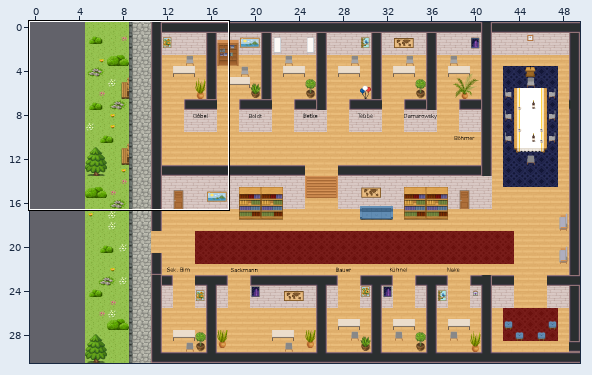
Tiled map (JSON) -- office.tmj. The picture above shows the old version from afar; the outline marks the close-up.
Close-up. Before the commit:
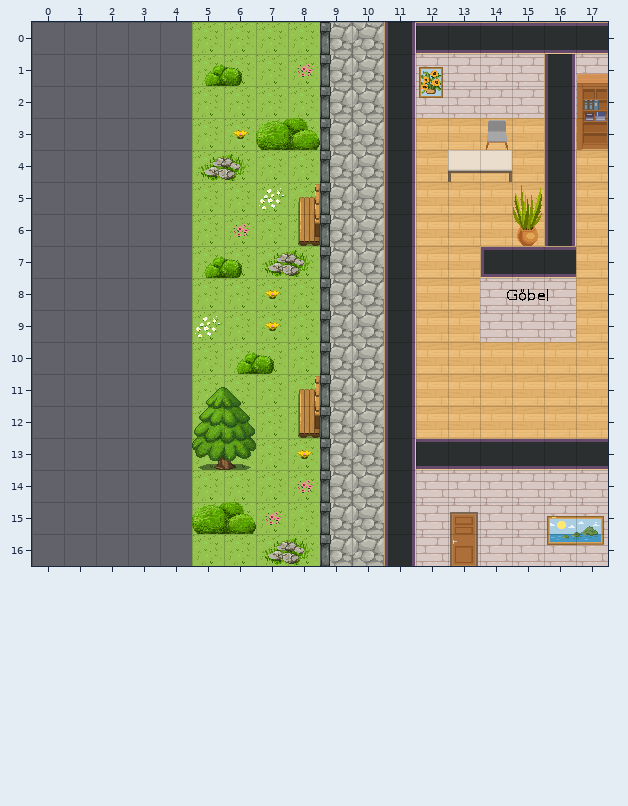
Cells are 32x32 px. Shown: x 0..17, y 0..16. The commit also changed other parts of the map, which this record leaves out. The old version is drawn lined up with the new one.
After:
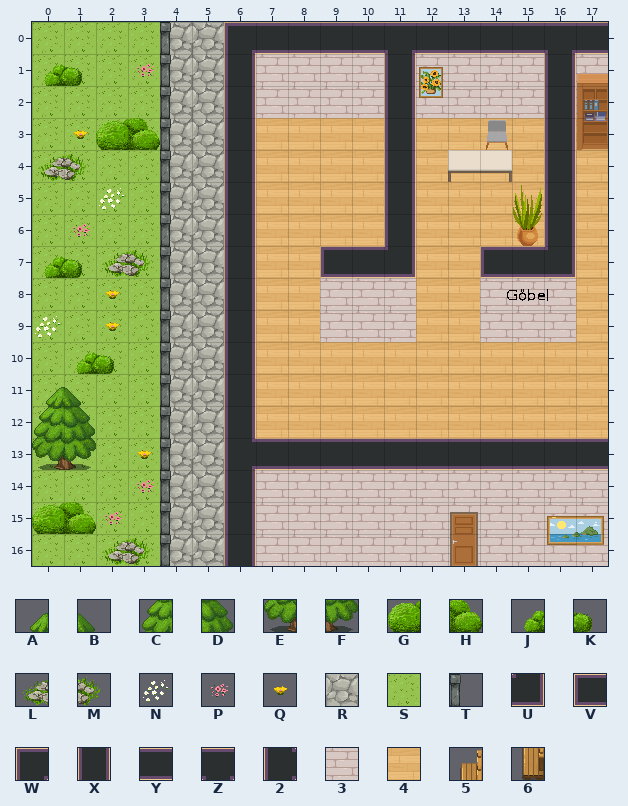
Key: from "WA_Exterior": A 278, B 279, C 303, D 304, E 328, F 329, G 452, H 453, J 454, K 455, L 475, M 476, N 578, P 581, Q 602, R 639, S 720, T 803; from "WA_Room_Builder": U 54, V 58, W 93, X 102, Y 104, Z 160, 2 218, 3 310, 4 350; from "WA_Seats": 5 147, 6 160.
_ is an empty cell, # one hidden under a higher layer.
Tiles replaced or removed in this view: 5, 6, A, B, C, D, E, F, G, H, J, K, L, M, N, P, Q, R, S, T, X, Y.
From old to new:
Changed rows in their new state; . is an unchanged cell.
map size 45x31 -> 50x31 cells (old content now starts at 5,0; both pictures use the new coordinates)
Layer "floor/floor1":
first column x 0:
 0 SSSSRRWYYYY.
 1 SSSSRRX####.
 2 SSSSRRX####.
 3 SSSSRRX4444.
 4 SSSSRRX4444.
 5 SSSSRRX4444.
 6 SSSSRRX4444.
 7 SSSSRRX44##.
 8 SSSSRRX44##.
 9 SSSSRRX44##.
10 SSSSRRX4444.
11 SSSSRRX4444.
12 SSSSRRX4444.
13 SSSSRR2YYYYY
14 SSSSRRX33333
15 SSSSRRX33333
16 SSSSRRX33333
Layer "floor/floor2":
first column x 0:
 0 ....T...._
 1 JK.PT__.__
 2 ....T...._
 3 .QGHT.____
 4 LM..T__.._
 5 ..N.T.._._
 6 .P..T._.._
 7 JKLMT_____
 8 ..Q.T.._._
 9 N.Q.T_._._
10 .JK.T.__._
11 AB..T__.._
12 CD..T__.._
13 EF.QT__.__
14 ...PT...__
15 GHP.T___._
16 ..LMT..___
Layer "walls/walls1":
first column x 7:
 0 ....Z....Z
 1 3333......
 2 3333......
first column x 9:
 7 VYU....U
 8 333.....
 9 333.....
10 .._.....
11 .._.....
12 .._.....
13 .._.....
14 .._.....
15 .._.....
16 .._.....
Layer "walls/walls2":
first column x 8:
 5 _
 6 _
first column x 8:
11 _
12 _
